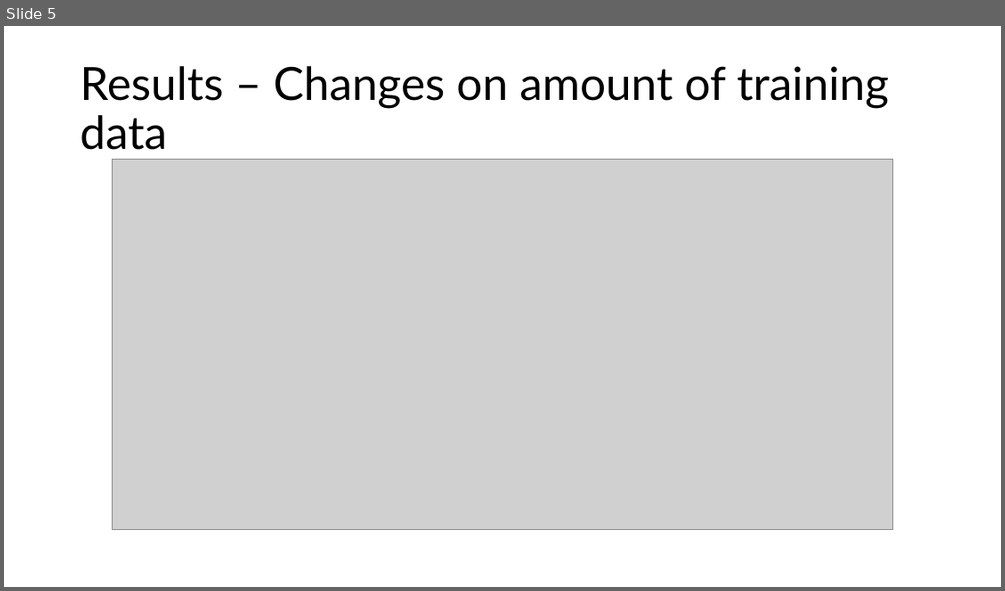
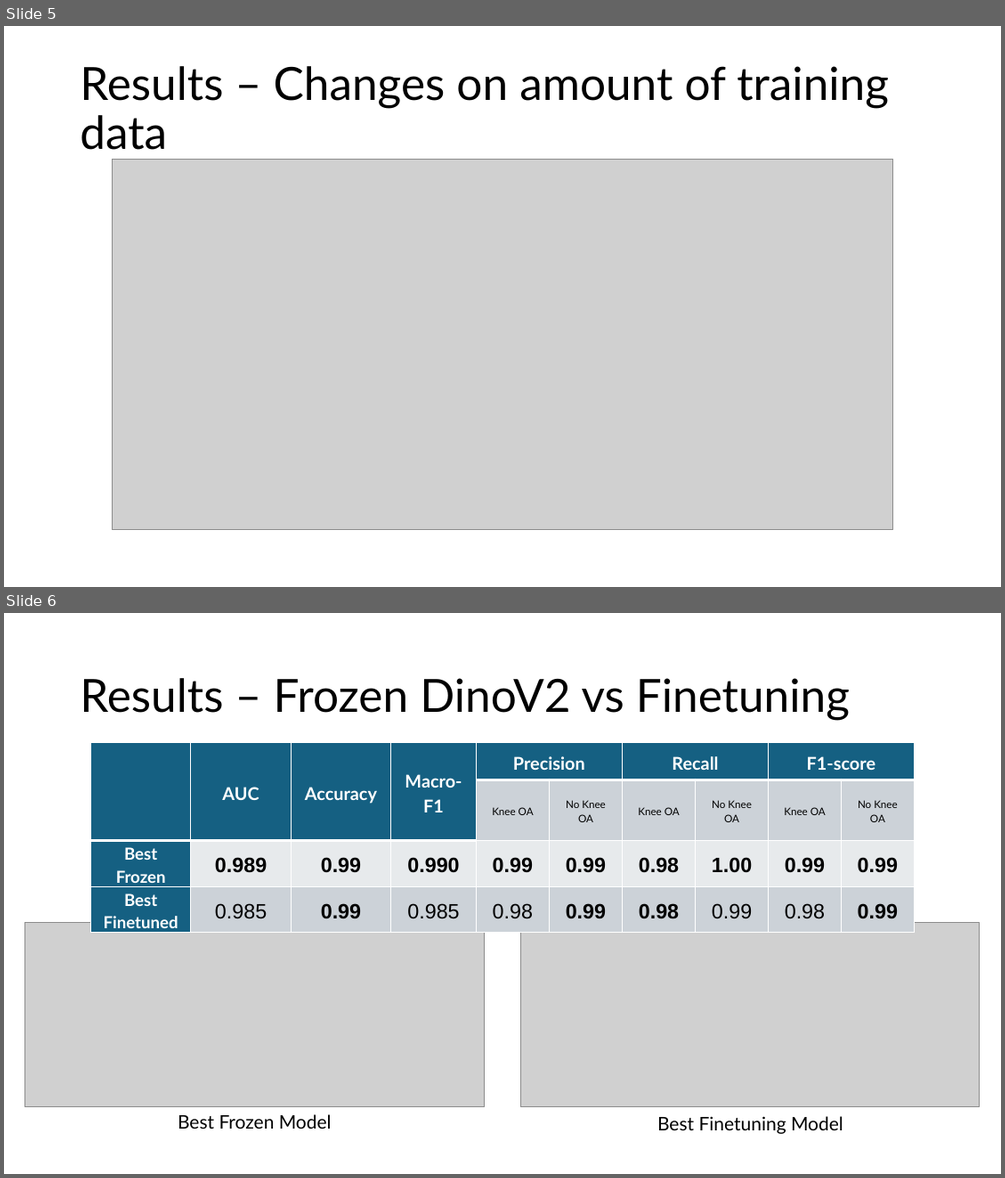
Before and after one commit to turtneck/HI2459-FinalProject-option1, a slide deck: HI2459_finalproject-option1-presentation_jeb382.pptx. Shown one above the other, each under a label of ours: slide 5 before the commit, slides 5 and 6 after it. The pictures are 1005x591 and 1005x1178 pixels, drawn with LibreOffice and Linux fonts; fonts in the diff are those of the drawing; grey boxes stand for pictures. Boxes give left, top, right and bottom in pixels: in the first picture for what was removed or moved away, otherwise in the second. Text is boxed around its words. In the diff, an @@ line names an element or a change of style, - is before the commit and + after.

```diff
--- a/HI2459_finalproject-option1-presentation_jeb382.pptx
+++ b/HI2459_finalproject-option1-presentation_jeb382.pptx
@@ slide 6 added at (4, 613, 1001, 1174), background #FFFFFF @@
@@ title added at (80, 678, 850, 720), 44 pt, text #000000 @@
+Results – Frozen DinoV2 vs Finetuning
@@ table added at (90, 743, 914, 932), 4 rows, 10 columns @@
+ | AUC | Accuracy | Macro-F1 | Precision |  | Recall |  | F1-score | 
+ |  |  |  | Knee OA | No Knee OA | Knee OA | No Knee OA | Knee OA | No Knee OA
+Best Frozen | 0.989 | 0.99 | 0.990 | 0.99 | 0.99 | 0.98 | 1.00 | 0.99 | 0.99
+Best Finetuned | 0.985 | 0.99 | 0.985 | 0.98 | 0.99 | 0.98 | 0.99 | 0.98 | 0.99
@@ picture added at (25, 923, 485, 1107) @@
@@ picture added at (521, 923, 979, 1107) @@
@@ text added at (178, 1114, 332, 1128), 18 pt, text #000000 @@
+Best Frozen Model
@@ text added at (657, 1116, 843, 1134), 18 pt, text #000000 @@
+Best Finetuning Model
```
Also in this commit, not shown: 1 slide removed, 7 other files.
